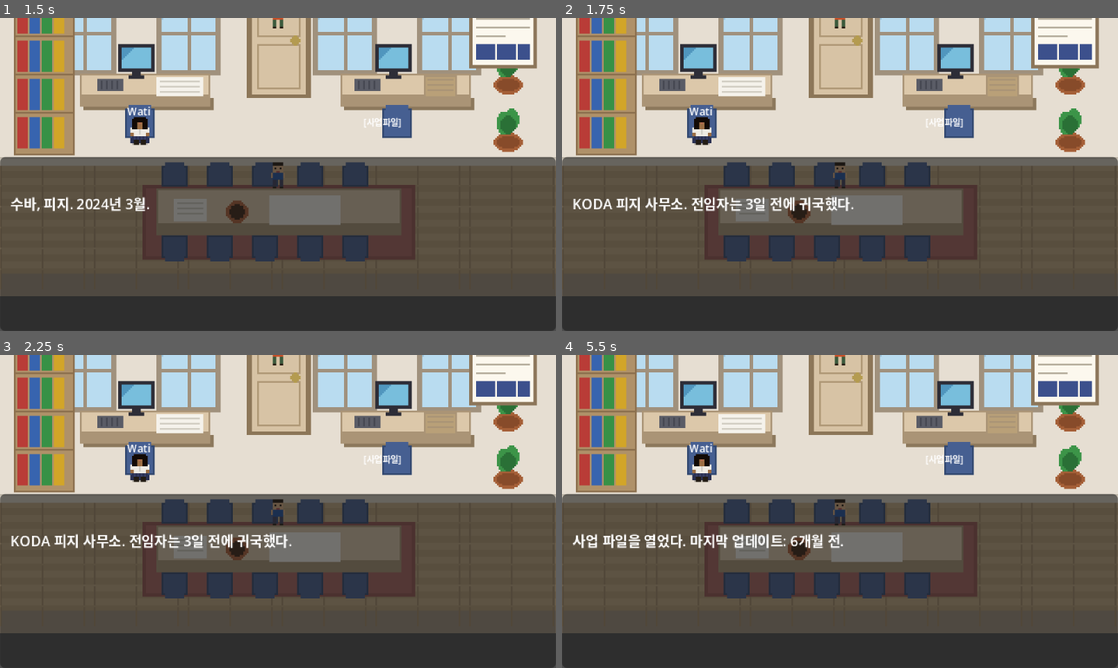
Above: before the commit, frames 1-4 (two rows, left to right).
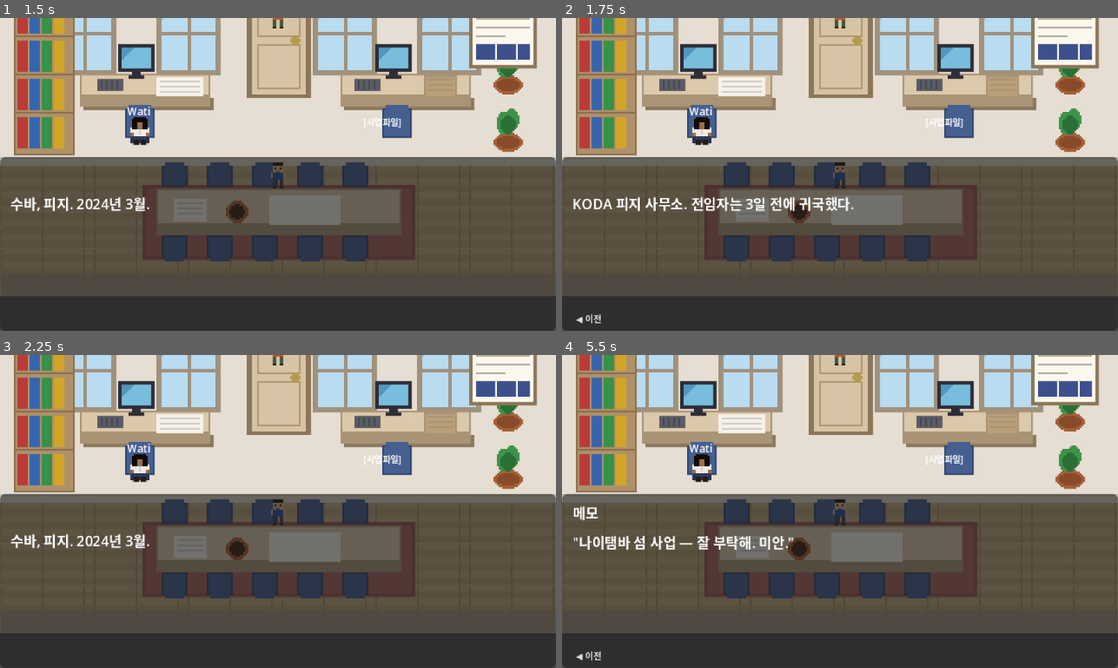
Above: after the commit, the same moments.

Repository: amnotyoung/idc-game
Game: Godot game, scene res://scenes/ui/title_screen.tscn
Same seed, same stepped clock (60 frames per second), same inputs: the game is played once before the commit and once after it.
Inputs (mouse positions are in pixels of both pictures, inside the frame that each line leads up to):
- Up to frame 1 (1.5 s): click "새 게임" at 0.5 s; tap Enter (ui_accept) at 1.25 s; hold Right (ui_right) from 1.28 s (still down); tap Q at 1.35 s
- Up to frame 2 (1.75 s): keep holding Right (ui_right); tap Enter (ui_accept) at 1.52 s
- Up to frame 3 (2.25 s): release Right (ui_right) at 2 s; click (27, 655) at 2 s, where only the run after the commit has a clickable "◀ 이전"
- Up to frame 4 (5.5 s): tap Enter (ui_accept) at 2.75, 3.02, 3.5, 4.25, 4.52, 5, 5.27 s; hold Down (ui_down) 2.78-3.53 s; tap Q every 0.75 s from 2.85 to 5.1 s; hold Right (ui_right) 3.53-4.28 s; hold Up (ui_up) 4.28-5.03 s; hold Left (ui_left) from 5.03 s (still down)

Frame 1 is identical in both runs. In frame 2, less than 0.1% of the frame differs, in the area x 2-13%, y 58-98%; in frame 3, 1.2%; in frame 4, 1.6%, in the area x 1-51%, y 48-98%.
Error before the commit: Invalid access to property or key 'pressed' on a base object of type 'null instance'. (res://scripts/ui/dialogue_box.gd:18)

Commit message:
auto: update dialogue_box.tscn
Co-Authored-By: Claude Opus 4.6 (1M context) <noreply@anthropic.com>

Diff:
--- a/scenes/ui/dialogue_box.tscn
+++ b/scenes/ui/dialogue_box.tscn
@@ -34,3 +34,19 @@
 
 [node name="ChoicesContainer" type="VBoxContainer" parent="Panel/VBox"]
 visible = false
+
+; ─── 뒤로가기 버튼 — 패널 좌하단 고정 ───
+[node name="BackBtn" type="Button" parent="Panel"]
+anchor_left = 0.0
+anchor_top = 1.0
+anchor_right = 0.0
+anchor_bottom = 1.0
+offset_left = 2.0
+offset_top = -15.0
+offset_right = 30.0
+offset_bottom = -3.0
+text = "◀ 이전"
+theme_override_font_sizes/font_size = 5
+flat = true
+visible = false
+tooltip_text = "뒤로 (Q)"
